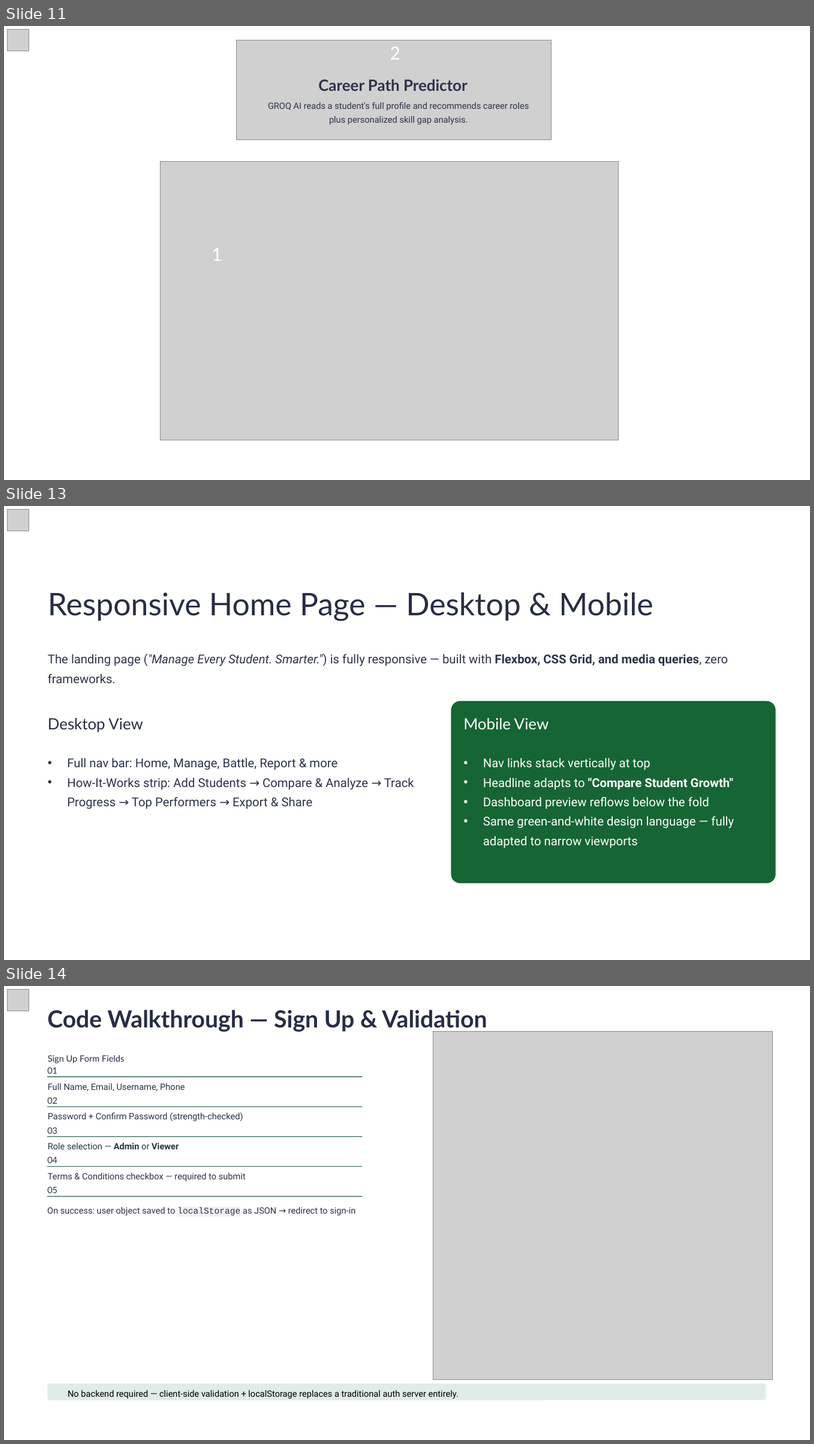
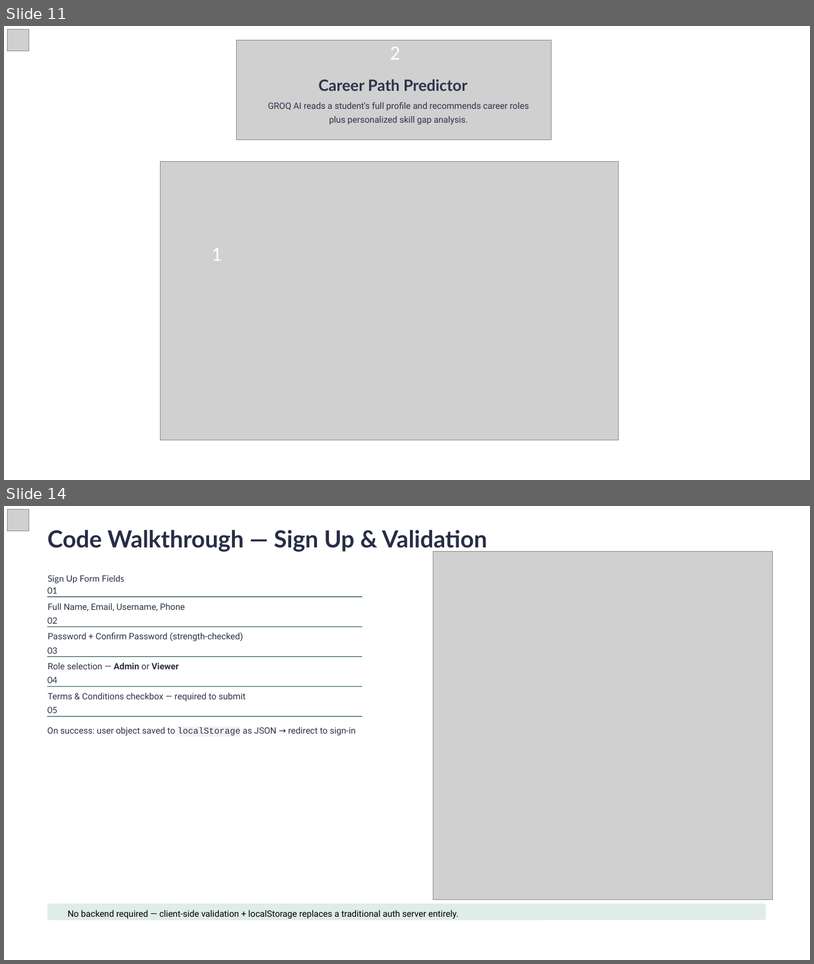
Before and after one commit to Pashvinder/Student-Profile-Management-System, a slide deck: files/Nodus_3G2_TeamNo_10.pptx. Shown one above the other, each under a label of ours: slides 11, 13 and 14 before the commit, slides 11 and 14 after it; the slides between them are not shown. The pictures are 814x1444 and 814x964 pixels, drawn with LibreOffice and Linux fonts; fonts in the diff are those of the drawing; grey boxes stand for pictures; background and template pictures are left out. Boxes give left, top, right and bottom in pixels: in the first picture for what was removed or moved away, otherwise in the second. Text is boxed around its words. In the diff, an @@ line names an element or a change of style, - is before the commit and + after.

```diff
--- a/files/Nodus_3G2_TeamNo_10.pptx
+++ b/files/Nodus_3G2_TeamNo_10.pptx
@@ slide 13 removed at (x1=4, y1=506, x2=810, y2=960), background picture (left out); not listed: 1 template element that a slide beside it also shows @@
@@ picture removed at (x1=8, y1=510, x2=29, y2=531) @@
@@ text removed at (x1=48, y1=592, x2=653, y2=621) @@
-Responsive Home Page — Desktop & Mobile
@@ text removed at (x1=48, y1=654, x2=728, y2=683) @@
-The landing page ("Manage Every Student. Smarter.") is fully responsive — built with Flexbox, CSS Grid, and media queries, zero frameworks.
@@ rounded rectangle removed at (x1=452, y1=701, x2=777, y2=883) @@
@@ text removed at (x1=48, y1=718, x2=143, y2=732) @@
-Desktop View
@@ text removed at (x1=464, y1=718, x2=549, y2=729) @@
-Mobile View
@@ text removed at (x1=67, y1=757, x2=414, y2=809) @@
-• Full nav bar: Home, Manage, Battle, Report & more
-• How-It-Works strip: Add Students → Compare & Analyze → Track Progress → Top Performers → Export & Share
@@ text removed at (x1=483, y1=757, x2=734, y2=847) @@
-• Nav links stack vertically at top
-• Headline adapts to "Compare Student Growth"
-• Dashboard preview reflows below the fold
-• Same green-and-white design language — fully adapted to narrow viewports
```
Also in this commit, not shown: 1 slide changed, 1 slide added, 12 other files.
